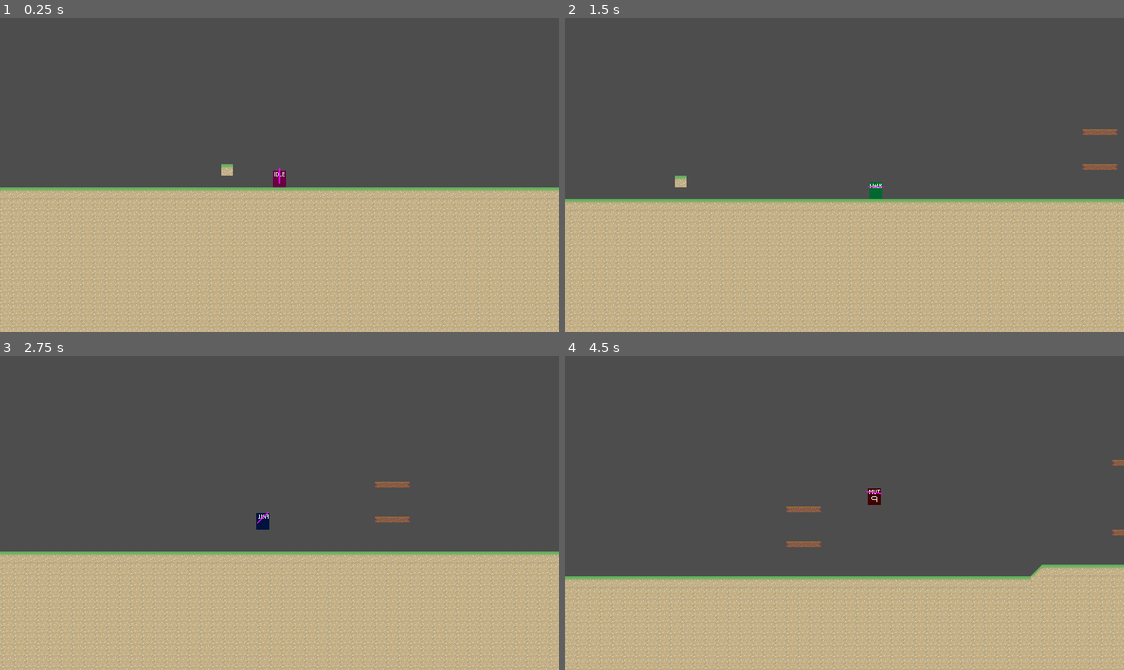
Above: before the commit, frames 1-4 (two rows, left to right).
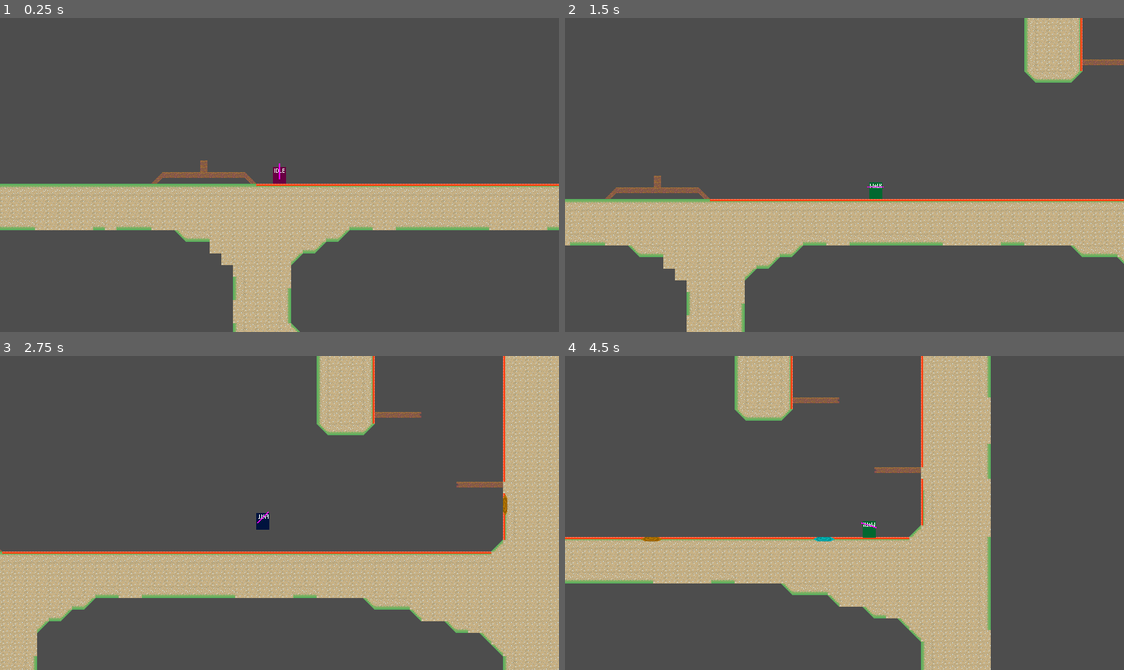
Above: after the commit, the same moments.

Repository: haruo-gabriel/portal2d
Game: Godot game, scene res://levels/level_1/level_scene.tscn
The game is run twice, just before and just after one commit, with the same random seed, the same clock (stepped at 60 frames per second) and the same inputs. This scene is started directly instead of the project's main scene.
Inputs (mouse positions are in pixels of both pictures, inside the frame that each line leads up to):
- Up to frame 1 (0.25 s): no input
- Up to frame 2 (1.5 s): move the mouse to (967, 159) at 0.52 s; hold D (move_right) from 0.53 s (still down); click (967, 159) at 0.6 s; tap Space (jump) at 0.77, 1.07 s; right-click (967, 159) at 0.8 s; move the mouse to (732, 190) at 1.27 s; right-click (732, 190) at 1.35 s
- Up to frame 3 (2.75 s): tap Space (jump) at 1.52, 1.55, 1.82, 2.1 s; move the mouse to (335, 443) at 2.02 s; release D (move_right) at 2.03 s; hold A (move_left) from 2.03 s (still down); click (335, 443) at 2.3 s
- Up to frame 4 (4.5 s): move the mouse to (816, 575) at 2.77 s; release A (move_left) at 2.78 s; hold D (move_right) 2.78-4.28 s; tap Shift (crouch) at 2.85 s; tap Space (jump) at 3.02, 3.32, 3.77, 3.8, 4.07 s; right-click (816, 575) at 3.05 s; move the mouse to (1012, 560) at 3.52 s; click (1012, 560) at 3.6 s; move the mouse to (676, 465) at 4.27 s; hold A (move_left) from 4.28 s (still down); right-click (676, 465) at 4.35 s

The runs differ from the first frame. In frame 1, 38% of the frame differs, in the area x 0-100%, y 45-100%; in frame 2, 28%; in frame 3, 28%; in frame 4, 47%, in the area x 0-100%, y 0-100%.

Commit message:
Adding and implementing SFX

Diff:
--- a/godot project/characters/player/player.tscn
+++ b/godot project/characters/player/player.tscn
@@ -9,6 +9,10 @@
 [ext_resource type="Texture2D" uid="uid://c4rrv52itc5b1" path="res://characters/player/sprites/jump.png" id="7_oduw5"]
 [ext_resource type="Texture2D" uid="uid://bnsio32wsnc1g" path="res://characters/player/sprites/walk.png" id="8_3qtfq"]
 [ext_resource type="Texture2D" uid="uid://dg0ekhbkfqyvs" path="res://characters/player/sprites/walk crouch.png" id="9_qfl83"]
+[ext_resource type="AudioStream" uid="uid://0xgvkejwr6sd" path="res://portals/sfx/portal_gunshot.wav" id="11_i1l3k"]
+[ext_resource type="AudioStream" uid="uid://bqw5qqkbamemo" path="res://characters/player/sfx/hit_taken.wav" id="12_tmsxg"]
+[ext_resource type="AudioStream" uid="uid://bv04vmd4bbrv0" path="res://characters/player/sfx/jump.wav" id="17_30li2"]
+[ext_resource type="AudioStream" uid="uid://bx1dnpks7gri4" path="res://characters/player/sfx/landing_on_grass.wav" id="19_sietw"]
 [ext_resource type="Script" path="res://characters/player/scripts/animation_player.gd" id="22_j0vq1"]
 [ext_resource type="Script" path="res://characters/common/health.gd" id="25_a7xhi"]
 [ext_resource type="Script" path="res://characters/player/scripts/portal_caster.gd" id="26_tat2q"]
@@ -181,6 +185,15 @@
 target_position = Vector2(-200, 2.08165e-12)
 hit_from_inside = true
 
+[node name="PortalGunshotSFX" type="AudioStreamPlayer" parent="."]
+stream = ExtResource("11_i1l3k")
+volume_db = 12.0
+bus = &"SFX"
+
+[node name="HitTakenSFX" type="AudioStreamPlayer" parent="."]
+stream = ExtResource("12_tmsxg")
+bus = &"SFX"
+
 [node name="Health" type="Node" parent="."]
 script = ExtResource("25_a7xhi")
 max_health = 100.0
@@ -204,7 +217,15 @@
 [node name="Jumping" type="Node" parent="StateMachine"]
 script = ExtResource("30_e0dd0")
 
+[node name="JumpingSFX" type="AudioStreamPlayer" parent="StateMachine/Jumping"]
+stream = ExtResource("17_30li2")
+bus = &"SFX"
+
 [node name="Falling" type="Node" parent="StateMachine"]
 script = ExtResource("31_jnq8s")
 
+[node name="LandingOnGrassSFX" type="AudioStreamPlayer" parent="StateMachine/Falling"]
+stream = ExtResource("19_sietw")
+bus = &"SFX"
+
 [connection signal="died" from="Health" to="." method="player_death"]
--- a/godot project/characters/player/scripts/player.gd
+++ b/godot project/characters/player/scripts/player.gd
@@ -11,6 +11,10 @@
 @onready var health: Health = $Health
 
 @onready var audio_player: AudioStreamPlayer2D = $AudioStreamPlayer2D
+
+# SFX resourcesv variables
+@onready var portal_gunshot_sfx = $PortalGunshotSFX
+@onready var hit_taken_sfx = $HitTakenSFX
 
 var direction: float = 0.0
 var angle: float = 0.0
@@ -116,9 +120,11 @@
 
 	if Input.is_action_just_pressed("shoot_portal1"):
 		shoot(PortalsConstants.PortalType.PORTAL_TYPE_BLUE)
+		portal_gunshot_sfx.play()
 
 	if Input.is_action_just_pressed("shoot_portal2"):
 		shoot(PortalsConstants.PortalType.PORTAL_TYPE_ORANGE)
+		portal_gunshot_sfx.play()
 
 	set_angle()
 
@@ -138,6 +144,8 @@
 	position += laser.velocity * laser.mass / 2000
 	velocity += laser.velocity * laser.mass / 2000
 
+	hit_taken_sfx.play()
+
 	laser.queue_free()
 
 
--- a/godot project/characters/player/states/falling.gd
+++ b/godot project/characters/player/states/falling.gd
@@ -1,6 +1,8 @@
 
 class_name PlayerFalling
 extends PlayerInAir
+
+@onready var landing_on_grass_sfx = $LandingOnGrassSFX
 
 func _ready() -> void:
 	animation_name = "Fall"
@@ -12,6 +14,7 @@
 	animation.try_play(animation_name)
 
 func exit() -> void:
+	landing_on_grass_sfx.play()
 
 	player.is_falling = false
 
--- a/godot project/characters/player/states/jumping.gd
+++ b/godot project/characters/player/states/jumping.gd
@@ -1,6 +1,8 @@
 
 class_name PlayerJumping
 extends PlayerInAir
+
+#@onready var jump_sfx = $JumpingSFX
 
 func _ready() -> void:
 	animation_name = "Jump"
@@ -13,6 +15,8 @@
 	player.move_and_slide()
 
 	animation.try_play(animation_name)
+
+	#jump_sfx.play()
 
 func physics_update(delta: float) -> void:
 
--- a/godot project/characters/turret/scripts/turret.gd
+++ b/godot project/characters/turret/scripts/turret.gd
@@ -8,6 +8,9 @@
 @onready var raycast: RayCast2D = $RayCast2D
 @onready var machine: TurretStateMachine = $StateMachine
 
+# SFX resources
+@onready var laser_shot_sfx: AudioStreamPlayer = $LaserShotSFX
+
 @export var rest_angle: float
 @export var minimum_angle: float
 @export var maximum_angle: float
@@ -16,6 +19,8 @@
 
 @export var rotation_speed: float = .01
 @export var open_cooldown: int = 60
+
+
 
 var LASER_SCENE: Resource = preload("res://characters/laser/laser.tscn")
 
@@ -46,6 +51,8 @@
 
 	get_parent().add_child(laser)
 
+	laser_shot_sfx.play()
+
 func _ready() -> void:
 
 	get_node("DetectionArea").get_node("CollisionShape2D").shape.radius = radius
--- a/godot project/characters/turret/turret.tscn
+++ b/godot project/characters/turret/turret.tscn
@@ -1,9 +1,10 @@
-[gd_scene load_steps=9 format=3 uid="uid://b7pirrmmj56br"]
+[gd_scene load_steps=10 format=3 uid="uid://b7pirrmmj56br"]
 
 [ext_resource type="Script" path="res://characters/turret/scripts/turret.gd" id="1_4rcoj"]
 [ext_resource type="Texture2D" uid="uid://bsrnk5t2hppc1" path="res://characters/turret/head.png" id="1_yvtyw"]
 [ext_resource type="Texture2D" uid="uid://b4l3rbx8qc8ov" path="res://characters/turret/base.png" id="2_pk15q"]
 [ext_resource type="Script" path="res://characters/turret/scripts/state_machine.gd" id="4_ct1qn"]
+[ext_resource type="AudioStream" uid="uid://dwmn3g0asvjul" path="res://characters/laser/sfx/laser_shot.wav" id="4_uk6uj"]
 [ext_resource type="Script" path="res://characters/turret/scripts/states/idle.gd" id="5_15jw2"]
 [ext_resource type="Script" path="res://characters/turret/scripts/states/active.gd" id="6_rcg6g"]
 
@@ -31,6 +32,10 @@
 position = Vector2(0, -7)
 target_position = Vector2(2.08165e-12, -30)
 
+[node name="LaserShotSFX" type="AudioStreamPlayer" parent="."]
+stream = ExtResource("4_uk6uj")
+bus = &"SFX"
+
 [node name="DetectionArea" type="Area2D" parent="."]
 
 [node name="CollisionShape2D" type="CollisionShape2D" parent="DetectionArea"]
--- a/godot project/default_bus_layout.tres
+++ b/godot project/default_bus_layout.tres
@@ -1,4 +1,8 @@
-[gd_resource type="AudioBusLayout" format=3 uid="uid://6l23vbhnhnc8"]
+[gd_resource type="AudioBusLayout" load_steps=2 format=3 uid="uid://6l23vbhnhnc8"]
+
+[sub_resource type="AudioEffectReverb" id="AudioEffectReverb_a7361"]
+resource_name = "Reverb"
+room_size = 0.15
 
 [resource]
 bus/1/name = &"Music"
@@ -11,5 +15,7 @@
 bus/2/solo = false
 bus/2/mute = false
 bus/2/bypass_fx = false
-bus/2/volume_db = 0.0
+bus/2/volume_db = -11.952
 bus/2/send = &"Master"
+bus/2/effect/0/effect = SubResource("AudioEffectReverb_a7361")
+bus/2/effect/0/enabled = false
--- a/godot project/levels/level_1/level_scene.tscn
+++ b/godot project/levels/level_1/level_scene.tscn
@@ -26,7 +26,7 @@
 layer_1/tile_data = PackedInt32Array(-2162534, 196608, 1073741827, -2228070, 196608, 1073741827, -2293606, 196608, 1073 …(5531 unchanged characters)…
 
 [node name="Player" parent="." instance=ExtResource("2_i7aku")]
-position = Vector2(-192, -10)
+position = Vector2(2000, -336)
 
 [node name="LevelTransition" parent="." instance=ExtResource("3_l48s3")]
 position = Vector2(4082, -638)
--- a/godot project/levels/level_2/level_scene.tscn
+++ b/godot project/levels/level_2/level_scene.tscn
@@ -1,11 +1,17 @@
-[gd_scene load_steps=5 format=3 uid="uid://nejou4ncohws"]
+[gd_scene load_steps=6 format=3 uid="uid://nejou4ncohws"]
 
 [ext_resource type="TileSet" uid="uid://bxf11dynbrbke" path="res://levels/level_1/tile_set.tres" id="1_3su11"]
+[ext_resource type="AudioStream" uid="uid://ddfued18shs8d" path="res://levels/level_1/level1.wav" id="1_rwgve"]
 [ext_resource type="PackedScene" uid="uid://wgnluw24avir" path="res://characters/player/player.tscn" id="2_trbgv"]
 [ext_resource type="PackedScene" uid="uid://b7pirrmmj56br" path="res://characters/turret/turret.tscn" id="3_2m1ke"]
 [ext_resource type="PackedScene" uid="uid://b5pd4lm1s4pue" path="res://levels/level_transition.tscn" id="4_h8n1u"]
 
 [node name="LevelScene" type="Node2D"]
+
+[node name="LevelMusic" type="AudioStreamPlayer" parent="."]
+stream = ExtResource("1_rwgve")
+autoplay = true
+bus = &"Music"
 
 [node name="TileMap" type="TileMap" parent="."]
 tile_set = ExtResource("1_3su11")
@@ -16,7 +22,7 @@
 layer_1/tile_data = PackedInt32Array(54, 196608, 65539, 55, 196608, 65539, 56, 196608, 65539, 57, 196608, 65539, 58, 19 …(6501 unchanged characters)…
 
 [node name="Player" parent="." instance=ExtResource("2_trbgv")]
-position = Vector2(0, 0)
+position = Vector2(1024, 0)
 
 [node name="Turret" parent="." instance=ExtResource("3_2m1ke")]
 position = Vector2(1168, -352)
Not shown, added: godot project/characters/laser/sfx/laser_shot.wav.import
Not shown, added: godot project/characters/laser/sfx/laser_shot_long.wav.import
Not shown, added: godot project/characters/laser/sfx/laser_shot_short.wav.import
Not shown: 1 places in godot project/characters/player/player.tscn that only renumber resources
Not shown, removed: godot project/characters/player/sfx/aterrissagem-grama.wav.import
Not shown, added: godot project/characters/player/sfx/hit_taken.wav.import
Not shown, added: godot project/characters/player/sfx/jump.wav.import
Not shown, added: godot project/characters/player/sfx/landing_on_grass.wav.import
Not shown, removed: godot project/characters/player/sfx/pulo.wav.import
Not shown, removed: godot project/characters/player/sfx/tomou_hit.wav.import
Not shown, removed: godot project/portals/sfx/portal_gun-shot.wav.import
Not shown, added: godot project/portals/sfx/portal_gunshot.wav.import
(and 9 more such lines)
